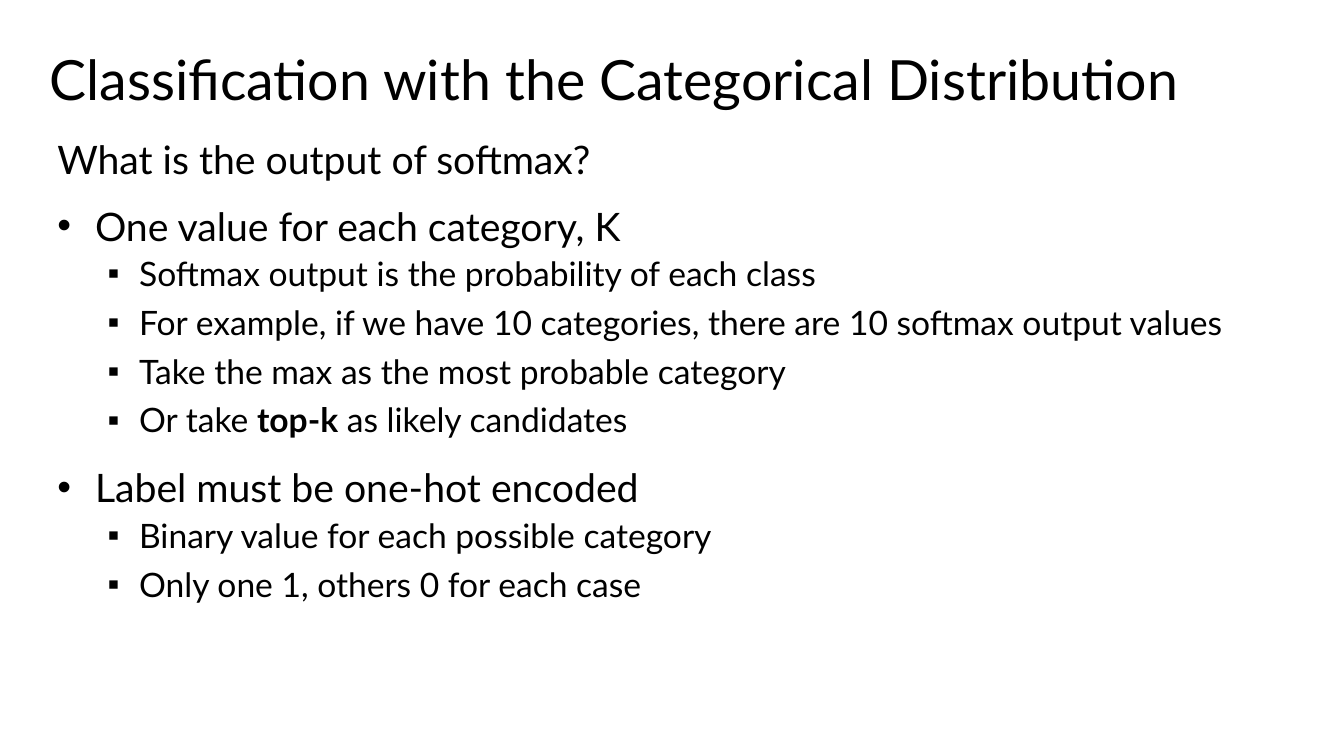
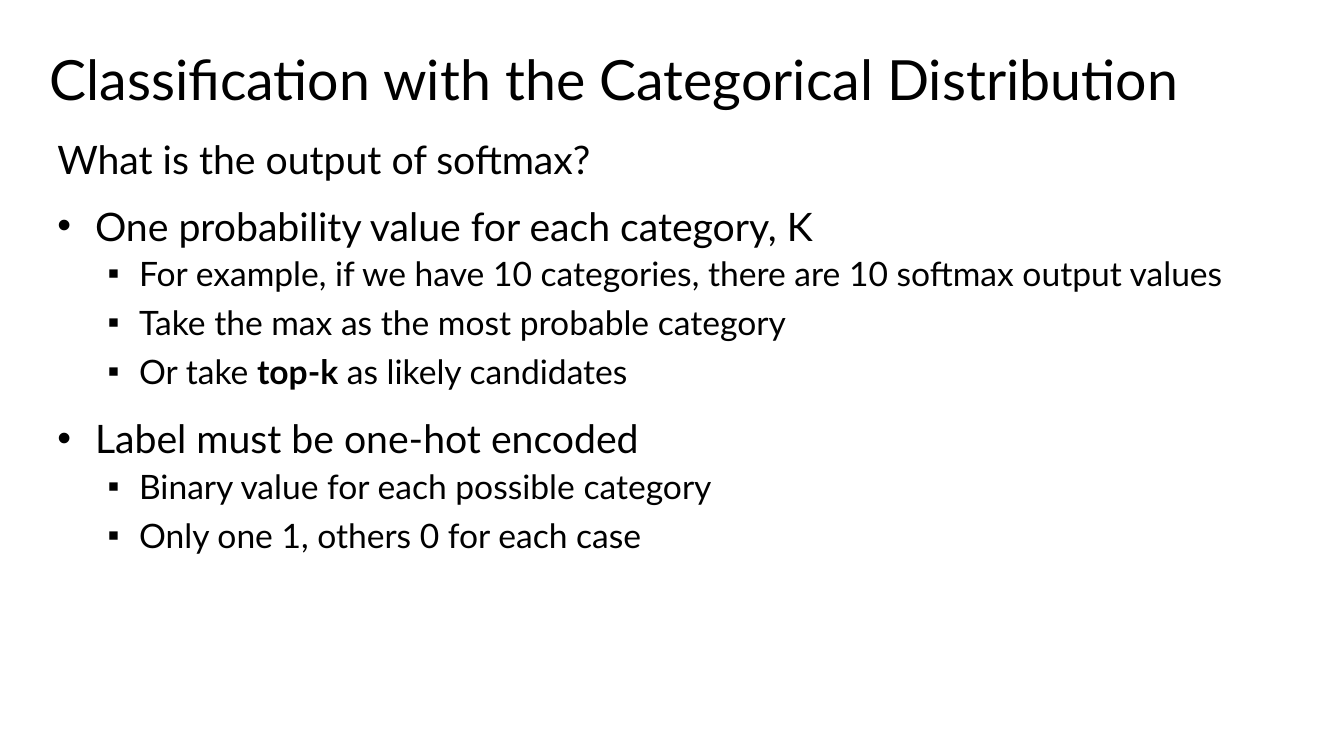
Before and after one commit to StephenElston/CSCI-E25, a slide deck: slide 33 of Slides/4_MachineLearningForCV.pptx. Drawn at 1344x756 pixels with LibreOffice and Linux fonts; fonts in the diff are those of the drawing. Boxes give left, top, right and bottom in pixels: in the first picture for what was removed or moved away, otherwise in the second. Text is boxed around its words. In the diff, an @@ line names an element or a change of style, - is before the commit and + after.

```diff
--- a/Slides/4_MachineLearningForCV.pptx
+++ b/Slides/4_MachineLearningForCV.pptx
@@ text at (x1=95, y1=212, x2=813, y2=248): text changed; size 24 to 28 pt @@
-• One value for each category, K
-  ▪ Softmax output is the probability of each class
+• One probability value for each category, K
```
Also in this commit, not shown: 5 other slides changed.
